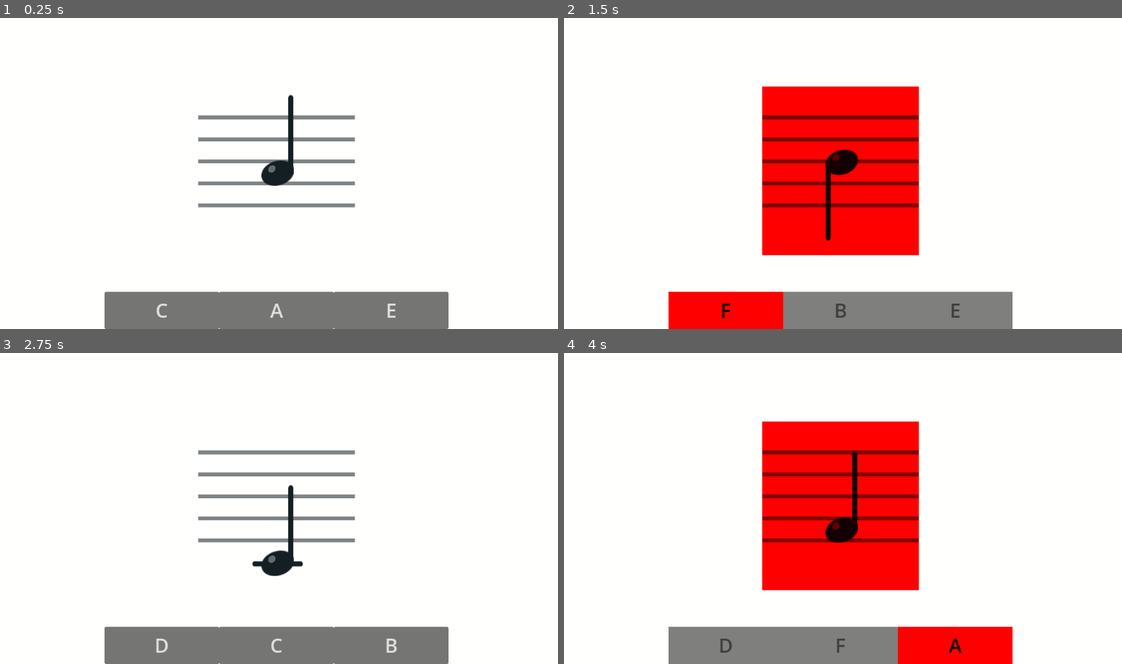
Above: before the commit, frames 1-4 (two rows, left to right).
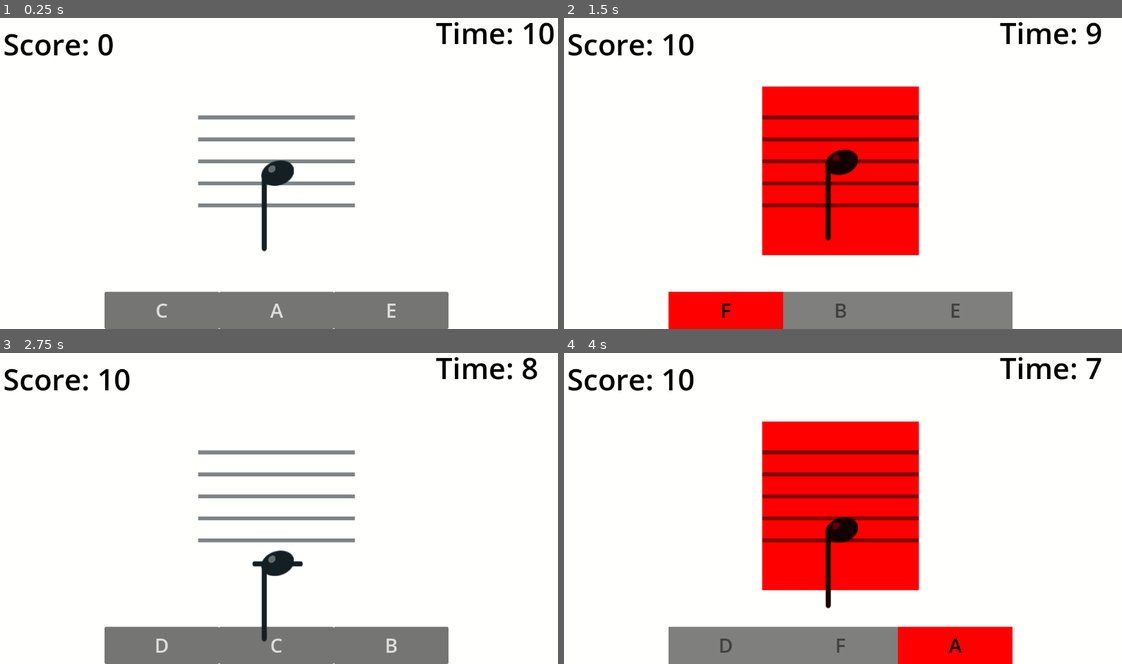
Above: after the commit, the same moments.

Repository: firesmoker/flashcards1
Game: Godot game, scene res://scenes/game.tscn
Same seed, same stepped clock (60 frames per second), same inputs: the game is played once before the commit and once after it.
Inputs:
- Up to frame 1 (0.25 s): no input
- Up to frame 2 (1.5 s): click "A" at 0.5 s; click "F" at 1.25 s
- Up to frame 3 (2.75 s): click "B" at 2 s
- Up to frame 4 (4 s): click "D" at 2.75 s; click "A" at 3.5 s

The runs differ from the first frame. In frame 1, 1.5% of the frame differs, in the area x 0-100%, y 1-76%; in frame 2, 1.0%; in frame 3, 1.5%, in the area x 0-97%, y 1-93%; in frame 4, 1.5%.

Commit message:
more code decoupling

Diff:
--- /dev/null
+++ b/scenes/flash_cards.gd
@@ -0,0 +1 @@
+class_name FlashCards extends Node2D
--- a/scenes/game.tscn
+++ b/scenes/game.tscn
@@ -1,13 +1,12 @@
-[gd_scene load_steps=13 format=3 uid="uid://ltddoqjoj2tw"]
+[gd_scene load_steps=11 format=3 uid="uid://ltddoqjoj2tw"]
 
 [ext_resource type="Script" uid="uid://c07k4f0olalll" path="res://scripts/note_button.gd" id="1_lnu2h"]
 [ext_resource type="Theme" uid="uid://d07lglt4aywr4" path="res://ui_theme.tres" id="1_u5sy4"]
-[ext_resource type="Texture2D" uid="uid://dw0n7331gd7l0" path="res://NoteRootRegular_Normal.png" id="2_lnu2h"]
 [ext_resource type="Script" uid="uid://jrd0g2onaav4" path="res://scripts/game_manager.gd" id="2_yqjtg"]
-[ext_resource type="Script" uid="uid://de680bnek8upa" path="res://scripts/note_on_staff.gd" id="3_gee14"]
-[ext_resource type="Texture2D" uid="uid://h3fkxvtmyc1u" path="res://LedgerLine.png" id="3_lbhrr"]
+[ext_resource type="PackedScene" uid="uid://chc5qyesyhvcs" path="res://scenes/note_on_staff.tscn" id="3_p57ef"]
+[ext_resource type="Script" uid="uid://dvit68xy04kto" path="res://scripts/note_container.gd" id="3_u5sy4"]
 [ext_resource type="AudioStream" uid="uid://bqh8wbe5atnvm" path="res://click2.wav" id="5_iywne"]
-[ext_resource type="Texture2D" uid="uid://d4jl2ceml1s6k" path="res://LedgerLine_Center.png" id="6_0tnpc"]
+[ext_resource type="Script" uid="uid://psxh0dfvvojf" path="res://scenes/flash_cards.gd" id="6_gee14"]
 [ext_resource type="Script" uid="uid://djudq1etxfxjb" path="res://scripts/audio.gd" id="6_p57ef"]
 
 [sub_resource type="StyleBoxFlat" id="StyleBoxFlat_lnu2h"]
@@ -24,9 +23,6 @@
 		button.change_note(\"G\")
 "
 
-[sub_resource type="StyleBoxFlat" id="StyleBoxFlat_lbhrr"]
-bg_color = Color(1, 1, 1, 1)
-
 [node name="Game" type="Node2D"]
 
 [node name="UI" type="CanvasLayer" parent="."]
@@ -41,6 +37,7 @@
 metadata/_edit_lock_ = true
 
 [node name="TimerLabel" type="Label" parent="UI/Background"]
+self_modulate = Color(0, 0, 0, 1)
 layout_mode = 1
 anchors_preset = 1
 anchor_left = 1.0
@@ -117,7 +114,7 @@
 script = ExtResource("1_lnu2h")
 metadata/_edit_use_anchors_ = true
 
-[node name="NoteOnStaff" type="Control" parent="UI"]
+[node name="NoteContainer" type="Control" parent="UI"]
 layout_mode = 3
 anchors_preset = 8
 anchor_left = 0.5
@@ -130,148 +127,13 @@
 offset_bottom = 172.5
 grow_horizontal = 2
 grow_vertical = 2
-script = ExtResource("3_gee14")
+script = ExtResource("3_u5sy4")
+note_on_staff = ExtResource("3_p57ef")
 
-[node name="NoteDisplay" type="Panel" parent="UI/NoteOnStaff"]
-layout_mode = 1
-anchors_preset = 15
-anchor_right = 1.0
-anchor_bottom = 1.0
-grow_horizontal = 2
-grow_vertical = 2
-theme_override_styles/panel = SubResource("StyleBoxFlat_lbhrr")
-metadata/_edit_use_anchors_ = true
-
-[node name="NoteImage" type="TextureRect" parent="UI/NoteOnStaff/NoteDisplay"]
-self_modulate = Color(0, 0, 0, 1)
-layout_mode = 1
-anchors_preset = -1
-anchor_top = -0.00869565
-anchor_right = 0.00120521
-anchor_bottom = -0.00869565
-offset_left = 129.0
-offset_top = 245.0
-offset_right = 194.481
-offset_bottom = 297.0
-texture = ExtResource("2_lnu2h")
-expand_mode = 3
-
-[node name="StemAxis" type="Control" parent="UI/NoteOnStaff/NoteDisplay/NoteImage"]
-anchors_preset = 0
-offset_left = 13.0
-offset_top = 6.0
-offset_right = 53.0
-offset_bottom = 46.0
-pivot_offset = Vector2(20, 20)
-metadata/_edit_lock_ = true
-
-[node name="Stem" type="TextureRect" parent="UI/NoteOnStaff/NoteDisplay/NoteImage/StemAxis"]
-self_modulate = Color(0, 0, 0, 1)
-layout_mode = 0
-offset_left = 35.0
-offset_top = 36.0
-offset_right = 231.0
-offset_bottom = 59.0
-rotation = -1.5708
-texture = ExtResource("3_lbhrr")
-metadata/_edit_use_anchors_ = true
-
-[node name="HelperLine" type="TextureRect" parent="UI/NoteOnStaff/NoteDisplay/NoteImage"]
-self_modulate = Color(0, 0, 0, 1)
-layout_mode = 0
-offset_left = -31.0
-offset_top = 15.0
-offset_right = 98.0
-offset_bottom = 38.0
-texture = ExtResource("3_lbhrr")
-expand_mode = 1
-
-[node name="Shine" type="TextureRect" parent="UI/NoteOnStaff/NoteDisplay/NoteImage"]
-self_modulate = Color(1, 1, 1, 0.334)
-layout_mode = 0
-offset_left = 14.0
-offset_top = 9.5
-offset_right = 29.0
-offset_bottom = 24.5
-texture = ExtResource("2_lnu2h")
-expand_mode = 2
-
-[node name="NoteName" type="Label" parent="UI/NoteOnStaff/NoteDisplay"]
-visible = false
-modulate = Color(0, 0, 0, 1)
-layout_mode = 1
-anchors_preset = 8
-anchor_left = 0.5
-anchor_top = 0.5
-anchor_right = 0.5
-anchor_bottom = 0.5
-offset_left = -46.5
-offset_top = -39.0
-offset_right = 46.5
-offset_bottom = 39.0
-grow_horizontal = 2
-grow_vertical = 2
-theme_override_font_sizes/font_size = 100
-text = "A"
-horizontal_alignment = 1
-vertical_alignment = 1
-metadata/_edit_lock_ = true
-
-[node name="Staff" type="Control" parent="UI/NoteOnStaff/NoteDisplay"]
-modulate = Color(0, 0, 0, 1)
-layout_mode = 1
-anchors_preset = 0
-offset_top = 59.0
-offset_right = 320.0
-offset_bottom = 259.0
-metadata/_edit_lock_ = true
-
-[node name="Line1" type="TextureRect" parent="UI/NoteOnStaff/NoteDisplay/Staff"]
-layout_mode = 1
-anchors_preset = 10
-anchor_right = 1.0
-offset_bottom = 8.0
-grow_horizontal = 2
-texture = ExtResource("6_0tnpc")
-expand_mode = 1
-
-[node name="Line2" type="TextureRect" parent="UI/NoteOnStaff/NoteDisplay/Staff"]
-layout_mode = 1
-anchors_preset = 10
-anchor_right = 1.0
-offset_bottom = 8.0
-grow_horizontal = 2
-texture = ExtResource("6_0tnpc")
-expand_mode = 1
-
-[node name="Line3" type="TextureRect" parent="UI/NoteOnStaff/NoteDisplay/Staff"]
-layout_mode = 1
-anchors_preset = 10
-anchor_right = 1.0
-offset_bottom = 8.0
-grow_horizontal = 2
-texture = ExtResource("6_0tnpc")
-expand_mode = 1
-
-[node name="Line4" type="TextureRect" parent="UI/NoteOnStaff/NoteDisplay/Staff"]
-layout_mode = 1
-anchors_preset = 10
-anchor_right = 1.0
-offset_bottom = 8.0
-grow_horizontal = 2
-texture = ExtResource("6_0tnpc")
-expand_mode = 1
-
-[node name="Line5" type="TextureRect" parent="UI/NoteOnStaff/NoteDisplay/Staff"]
-layout_mode = 1
-anchors_preset = 10
-anchor_right = 1.0
-offset_bottom = 8.0
-grow_horizontal = 2
-texture = ExtResource("6_0tnpc")
-expand_mode = 1
+[node name="NoteOnStaff" parent="UI" instance=ExtResource("3_p57ef")]
 
 [node name="ScoreLabel" type="Label" parent="UI"]
+self_modulate = Color(0, 0, 0, 1)
 offset_left = 18.0
 offset_top = 23.0
 offset_right = 210.0
@@ -289,6 +151,7 @@
 grow_vertical = 2
 
 [node name="Label" type="Label" parent="UI/GameOverOverlay"]
+self_modulate = Color(0, 0, 0, 1)
 layout_mode = 1
 anchors_preset = 8
 anchor_left = 0.5
@@ -324,6 +187,9 @@
 unique_name_in_owner = true
 script = ExtResource("2_yqjtg")
 
+[node name="FlashCards" type="Node2D" parent="GameManager"]
+script = ExtResource("6_gee14")
+
 [node name="Audio" type="AudioStreamPlayer2D" parent="."]
 stream = ExtResource("5_iywne")
 script = ExtResource("6_p57ef")
--- /dev/null
+++ b/scenes/note_on_staff.tscn
@@ -0,0 +1,163 @@
+[gd_scene load_steps=6 format=3 uid="uid://chc5qyesyhvcs"]
+
+[ext_resource type="Script" uid="uid://de680bnek8upa" path="res://scripts/note_on_staff.gd" id="1_ucp1e"]
+[ext_resource type="Texture2D" uid="uid://dw0n7331gd7l0" path="res://NoteRootRegular_Normal.png" id="2_2uqeo"]
+[ext_resource type="Texture2D" uid="uid://h3fkxvtmyc1u" path="res://LedgerLine.png" id="3_m7eil"]
+[ext_resource type="Texture2D" uid="uid://d4jl2ceml1s6k" path="res://LedgerLine_Center.png" id="4_m2hpl"]
+
+[sub_resource type="StyleBoxFlat" id="StyleBoxFlat_lbhrr"]
+bg_color = Color(1, 1, 1, 1)
+
+[node name="NoteOnStaff" type="Control"]
+layout_mode = 3
+anchors_preset = 8
+anchor_left = 0.5
+anchor_top = 0.5
+anchor_right = 0.5
+anchor_bottom = 0.5
+offset_left = -160.0
+offset_top = -172.5
+offset_right = 160.0
+offset_bottom = 172.5
+grow_horizontal = 2
+grow_vertical = 2
+script = ExtResource("1_ucp1e")
+
+[node name="NoteDisplay" type="Panel" parent="."]
+layout_mode = 1
+anchors_preset = 15
+anchor_right = 1.0
+anchor_bottom = 1.0
+grow_horizontal = 2
+grow_vertical = 2
+theme_override_styles/panel = SubResource("StyleBoxFlat_lbhrr")
+metadata/_edit_use_anchors_ = true
+
+[node name="NoteImage" type="TextureRect" parent="NoteDisplay"]
+self_modulate = Color(0, 0, 0, 1)
+layout_mode = 1
+anchors_preset = -1
+anchor_top = -0.00869565
+anchor_right = 0.00120521
+anchor_bottom = -0.00869565
+offset_left = 129.0
+offset_top = 245.0
+offset_right = 194.481
+offset_bottom = 297.0
+texture = ExtResource("2_2uqeo")
+expand_mode = 3
+
+[node name="StemAxis" type="Control" parent="NoteDisplay/NoteImage"]
+anchors_preset = 0
+offset_left = 13.0
+offset_top = 6.0
+offset_right = 53.0
+offset_bottom = 46.0
+pivot_offset = Vector2(20, 20)
+metadata/_edit_lock_ = true
+
+[node name="Stem" type="TextureRect" parent="NoteDisplay/NoteImage/StemAxis"]
+self_modulate = Color(0, 0, 0, 1)
+layout_mode = 0
+offset_left = 35.0
+offset_top = 36.0
+offset_right = 231.0
+offset_bottom = 59.0
+rotation = -1.5708
+texture = ExtResource("3_m7eil")
+metadata/_edit_use_anchors_ = true
+
+[node name="HelperLine" type="TextureRect" parent="NoteDisplay/NoteImage"]
+self_modulate = Color(0, 0, 0, 1)
+layout_mode = 0
+offset_left = -31.0
+offset_top = 15.0
+offset_right = 98.0
+offset_bottom = 38.0
+texture = ExtResource("3_m7eil")
+expand_mode = 1
+
+[node name="Shine" type="TextureRect" parent="NoteDisplay/NoteImage"]
+self_modulate = Color(1, 1, 1, 0.334)
+layout_mode = 0
+offset_left = 14.0
+offset_top = 9.5
+offset_right = 29.0
+offset_bottom = 24.5
+texture = ExtResource("2_2uqeo")
+expand_mode = 2
+
+[node name="NoteName" type="Label" parent="NoteDisplay"]
+visible = false
+modulate = Color(0, 0, 0, 1)
+layout_mode = 1
+anchors_preset = 8
+anchor_left = 0.5
+anchor_top = 0.5
+anchor_right = 0.5
+anchor_bottom = 0.5
+offset_left = -46.5
+offset_top = -39.0
+offset_right = 46.5
+offset_bottom = 39.0
+grow_horizontal = 2
+grow_vertical = 2
+theme_override_font_sizes/font_size = 100
+text = "A"
+horizontal_alignment = 1
+vertical_alignment = 1
+metadata/_edit_lock_ = true
+
+[node name="Staff" type="Control" parent="NoteDisplay"]
+modulate = Color(0, 0, 0, 1)
+layout_mode = 1
+anchors_preset = 0
+offset_top = 59.0
+offset_right = 320.0
+offset_bottom = 259.0
+metadata/_edit_lock_ = true
+
+[node name="Line1" type="TextureRect" parent="NoteDisplay/Staff"]
+layout_mode = 1
+anchors_preset = 10
+anchor_right = 1.0
+offset_bottom = 8.0
+grow_horizontal = 2
+texture = ExtResource("4_m2hpl")
+expand_mode = 1
+
+[node name="Line2" type="TextureRect" parent="NoteDisplay/Staff"]
+layout_mode = 1
+anchors_preset = 10
+anchor_right = 1.0
+offset_bottom = 8.0
+grow_horizontal = 2
+texture = ExtResource("4_m2hpl")
+expand_mode = 1
+
+[node name="Line3" type="TextureRect" parent="NoteDisplay/Staff"]
+layout_mode = 1
+anchors_preset = 10
+anchor_right = 1.0
+offset_bottom = 8.0
+grow_horizontal = 2
+texture = ExtResource("4_m2hpl")
+expand_mode = 1
+
+[node name="Line4" type="TextureRect" parent="NoteDisplay/Staff"]
+layout_mode = 1
+anchors_preset = 10
+anchor_right = 1.0
+offset_bottom = 8.0
+grow_horizontal = 2
+texture = ExtResource("4_m2hpl")
+expand_mode = 1
+
+[node name="Line5" type="TextureRect" parent="NoteDisplay/Staff"]
+layout_mode = 1
+anchors_preset = 10
+anchor_right = 1.0
+offset_bottom = 8.0
+grow_horizontal = 2
+texture = ExtResource("4_m2hpl")
+expand_mode = 1
--- a/scripts/game_manager.gd
+++ b/scripts/game_manager.gd
@@ -1,4 +1,5 @@
 class_name GameManager extends Node2D
+@onready var flash_cards: Node2D = $FlashCards
 
 var dark_background: Color = Color(0.078,0.122,0.141)
 var light_background: Color = Color(1,1,0.992)
@@ -11,7 +12,7 @@
 #var current_note: String = "A"
 var recieved_note: String
 var notes_bank: Array[String] = ["A4","B4","C4","D4","E4","F4","G4",]
-var notes_locations: Dictionary = {"A4":5,"B4":6,"C4":0,"D4":1,"E4":2,"F4":3,"G4":4,}
+#var notes_locations: Dictionary = {"A4":5,"B4":6,"C4":0,"D4":1,"E4":2,"F4":3,"G4":4,}
 #var stem_reverse_location_threshold: int
 #var note_step_size: float = 22.5
 #var note_y_position: float = 245
@@ -57,10 +58,12 @@
 
 func _process(delta: float) -> void:
 	update_timer(delta)
-	success_time_bonus *= 0.9997
+	adjust_success_time_bonus(delta)
+
+func adjust_success_time_bonus(delta: float) -> void:
+	success_time_bonus *= 0.9997 * delta
 	if success_time_bonus <= success_display_time:
 		success_time_bonus = success_display_time
-	#print(success_time_bonus)
 
 func _input(event: InputEvent) -> void:
 	if event is InputEventKey and event.pressed and not event.echo and input_enabled:
@@ -205,9 +208,7 @@
 
 
 func get_user_input(selected_note: String, button_pressed: Button = null) -> void:
-	#print(button_pressed)
 	input_enabled = false
-	#toggle_note_name(true)
 	disable_buttons()
 	recieved_note = selected_note
 	determine_success(button_pressed)
--- /dev/null
+++ b/scripts/note_container.gd
@@ -0,0 +1,11 @@
+extends Control
+
+@export var note_on_staff: PackedScene
+
+func _ready() -> void:
+	#populate_container_by_type()
+	pass
+
+func populate_container_by_type(type: String = "note_on_staff") -> void:
+	var populated_scene: NoteOnStaff = note_on_staff.instantiate()
+	add_child(populated_scene)
--- a/scripts/note_element.gd
+++ b/scripts/note_element.gd
@@ -1,9 +1,21 @@
 class_name NoteElement extends Control
+
+static var notes_properties: Dictionary = {
+	"A4":{"location":5,"color":Color.AQUA},
+	"B4":{"location":6,"color":Color.AQUA},
+	"C4":{"location":0,"color":Color.AQUA},
+	"D4":{"location":1,"color":Color.AQUA},
+	"E4":{"location":2,"color":Color.AQUA},
+	"F4":{"location":3,"color":Color.AQUA},
+	"G4":{"location":4,"color":Color.AQUA},
+}
+static var stem_reverse_location_threshold: int
 
 var note: String
 @onready var game_manager: GameManager = %GameManager
 
 func _ready() -> void:
+	stem_reverse_location_threshold = notes_properties["B4"]["location"]
 	pass
 
 func change_note(new_note: String) -> void:
--- a/scripts/note_on_staff.gd
+++ b/scripts/note_on_staff.gd
@@ -3,9 +3,8 @@
 @onready var note_image: TextureRect = $NoteDisplay/NoteImage
 var note_y_position: float = 241
 var note_step_size: float = 22.5
-var notes_locations: Dictionary = {"A4":5,"B4":6,"C4":0,"D4":1,"E4":2,"F4":3,"G4":4,}
+#var notes_locations: Dictionary = {"A4":5,"B4":6,"C4":0,"D4":1,"E4":2,"F4":3,"G4":4,}
 @onready var helper_line: TextureRect = $NoteDisplay/NoteImage/HelperLine
-var stem_reverse_location_threshold: int
 @onready var staff: Control = $NoteDisplay/Staff
 @onready var note_display: Panel = $NoteDisplay
 @onready var stem: TextureRect = $NoteDisplay/NoteImage/StemAxis/Stem
@@ -17,7 +16,6 @@
 
 func _ready() -> void:
 	position_staff_lines()
-	stem_reverse_location_threshold = notes_locations["B4"]
 	game_manager.change_theme.connect(set_element_theme)
 
 func position_staff_lines() -> void:
@@ -67,7 +65,7 @@
 func position_note(new_note: String) -> void:
 	note_image.position.y = note_y_position + note_step_size
 	set_stem_rotation(new_note)
-	note_image.position.y -= notes_locations[new_note]*note_step_size
+	note_image.position.y -= notes_properties[new_note]["location"]*note_step_size
 	#print(notes_locations[current_note])
 	if new_note == "C4":
 		helper_line.visible = true
@@ -76,7 +74,7 @@
 
 
 func set_stem_rotation(new_note: String) -> void:
-	if notes_locations[new_note] >= stem_reverse_location_threshold:
+	if notes_properties[new_note]["location"] >= stem_reverse_location_threshold:
 		flip_stem(true)
 	else:
 		flip_stem(false)
Not shown, added: scenes/flash_cards.gd.uid
Not shown, added: scripts/note_container.gd.uid
